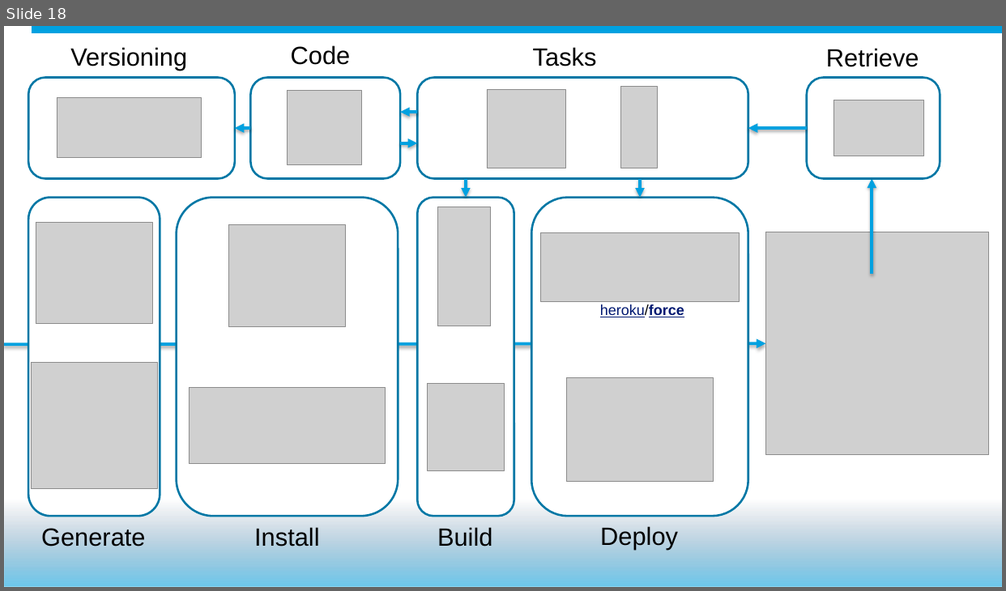
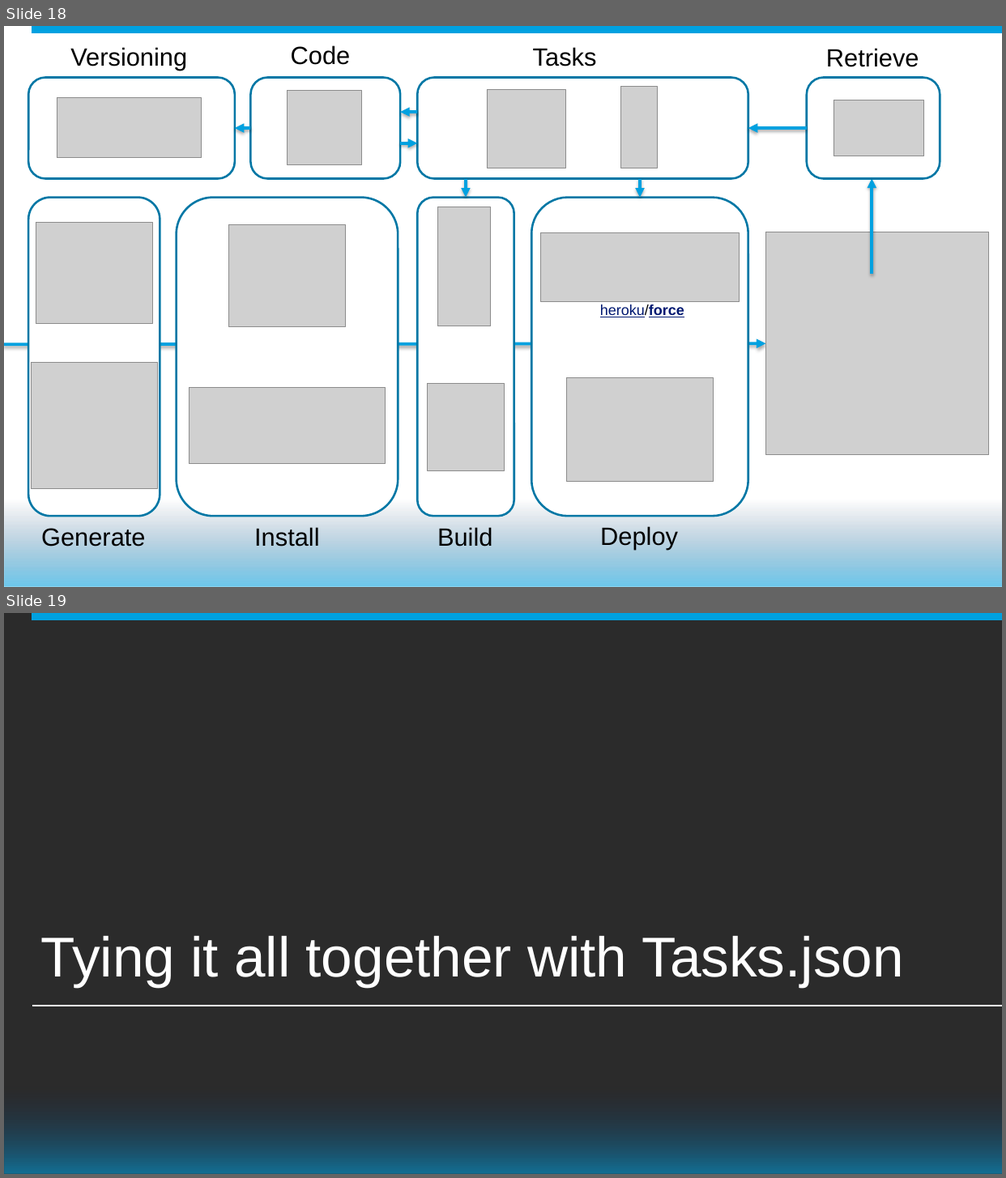
Before and after one commit to mobiletta/VSCode-DF15, a slide deck: John Nelson - DF15 - PowerPoint Presentation - Draft.pptx. Shown one above the other, each under a label of ours: slide 18 before the commit, slides 18 and 19 after it. The pictures are 1006x591 and 1006x1178 pixels, drawn with LibreOffice and Linux fonts; fonts in the diff are those of the drawing; grey boxes stand for pictures; background and template pictures are left out; a plain dark background stands for a picture behind light text. Boxes give left, top, right and bottom in pixels: in the first picture for what was removed or moved away, otherwise in the second. Text is boxed around its words. In the diff, an @@ line names an element or a change of style, - is before the commit and + after.

```diff
--- a/John Nelson - DF15 - PowerPoint Presentation - Draft.pptx
+++ b/John Nelson - DF15 - PowerPoint Presentation - Draft.pptx
@@ slide 19 added at [4,613,1002,1174], background picture (left out); not listed: 2 template elements that a slide beside it also shows @@
@@ title added at [41,935,904,987], 54 pt, text #FFFFFF @@
+Tying it all together with Tasks.json
@@ line added from (1002, 1006) to (32, 1006), #FFFFFF 1 pt @@
```
Also in this commit, not shown: 3 slides changed, 2 other slides added.
